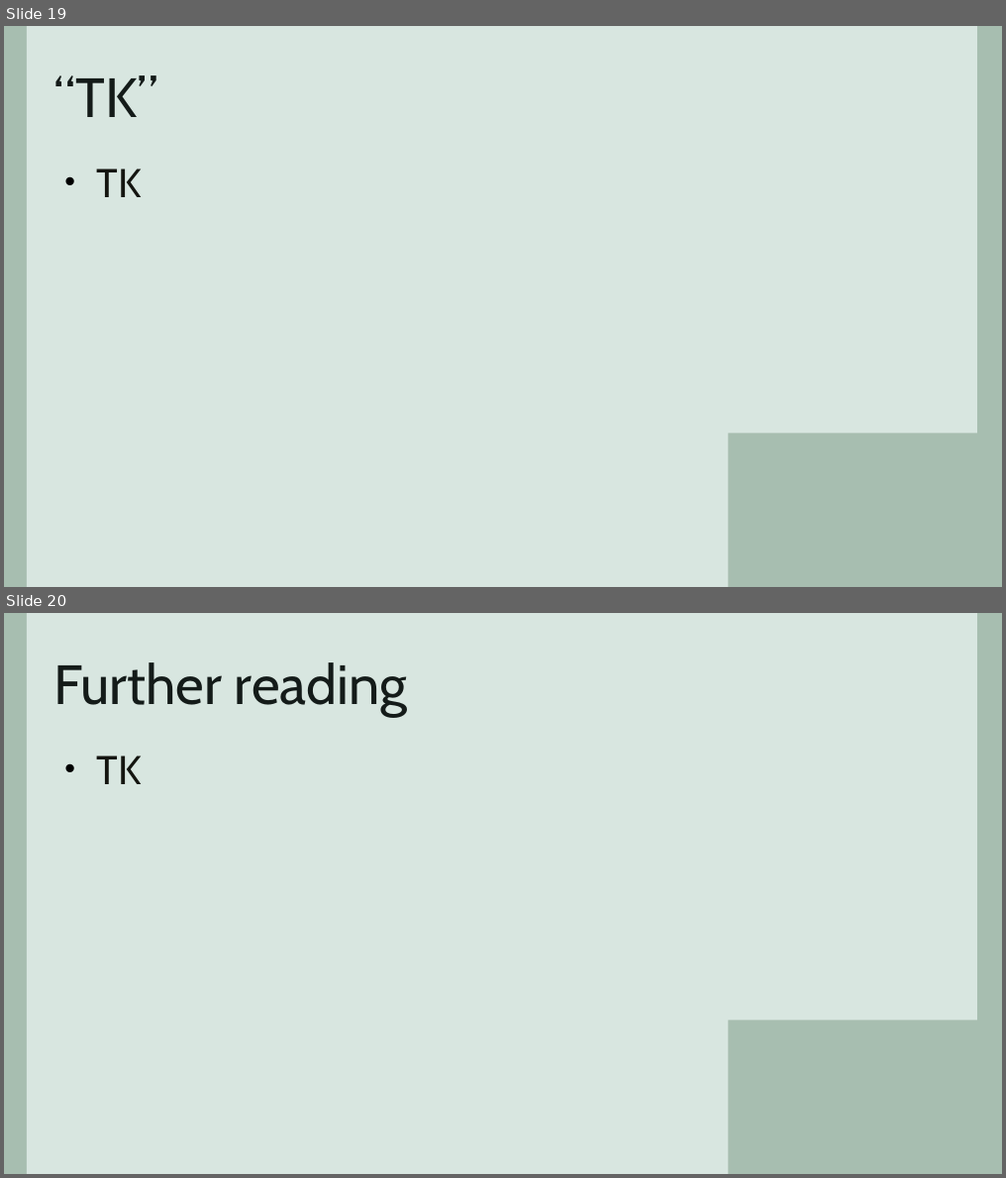
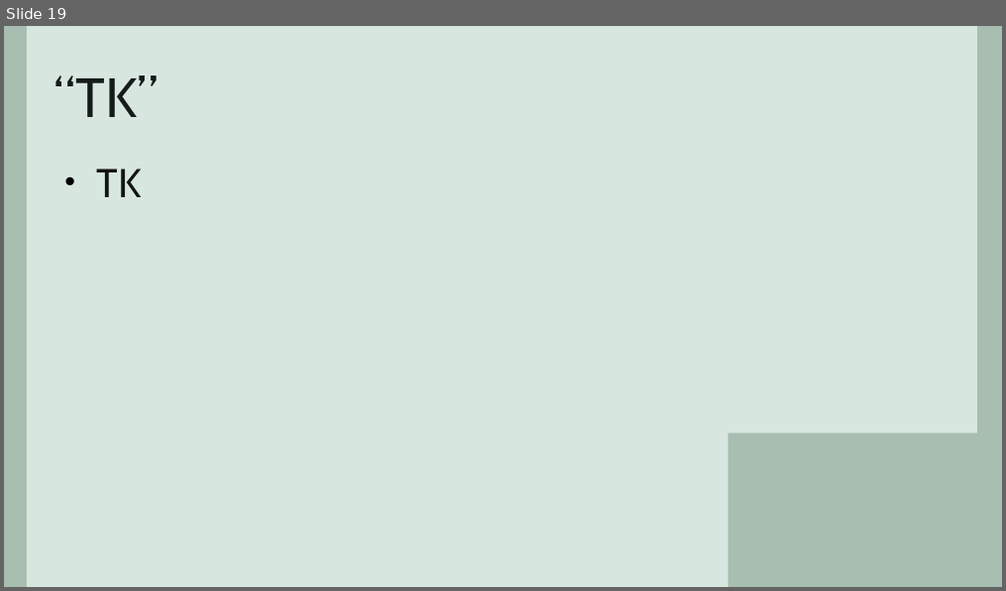
Before and after one commit to ZacharyTalis/thinky-talk, a slide deck: thinky-talk.odp. Shown one above the other, each under a label of ours: slides 19 and 20 before the commit, slide 19 after it. The pictures are 1006x1178 and 1006x591 pixels, drawn with LibreOffice and Linux fonts; fonts in the diff are those of the drawing. Boxes give left, top, right and bottom in pixels: in the first picture for what was removed or moved away, otherwise in the second. Text is boxed around its words. In the diff, an @@ line names an element or a change of style, - is before the commit and + after.

```diff
--- a/thinky-talk.odp
+++ b/thinky-talk.odp
@@ slide 20 removed at <box>4,613,1002,1174</box>, background #A7BEB0; not listed: 2 template elements that a slide beside it also shows @@
@@ title removed at <box>54,663,408,716</box> @@
-Further reading
@@ text removed at <box>96,756,141,784</box> @@
-• TK
```
Also in this commit, not shown: 3 slides changed, 2 slides added, 1 other slide removed.
